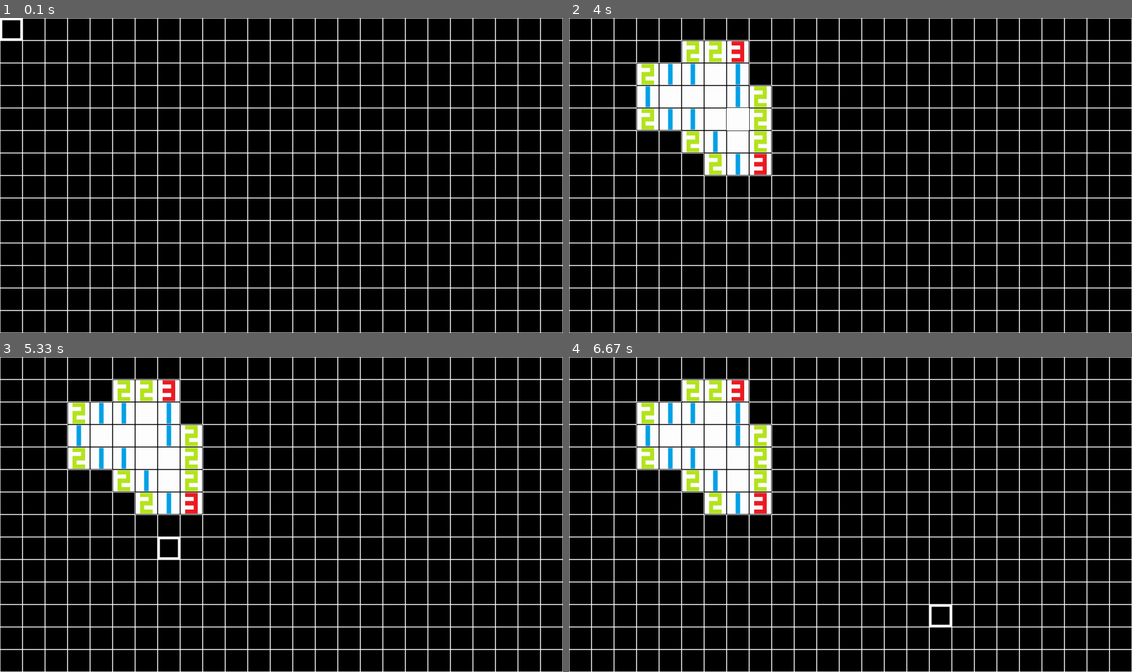
Above: before the commit, frames 1-4 (two rows, left to right).
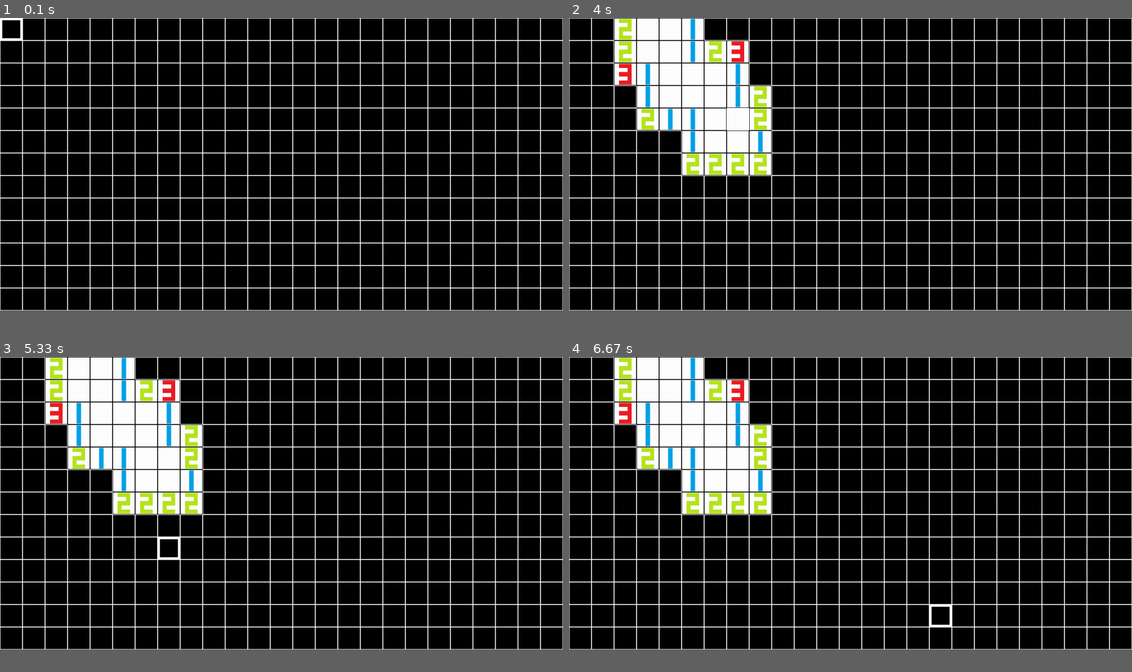
Above: after the commit, the same moments.

Repository: su2u4-1/my_code
Game: pygame game, started from python/遊戲/踩地雷.py
Two runs of this game, one before a commit and one after it. Both use one fixed random seed, a clock stepped at 60 frames per second and the inputs below.
Inputs (mouse positions are in pixels of both pictures, inside the frame that each line leads up to):
- Up to frame 1 (0.1 s): no input
- Up to frame 2 (4 s): click (850, 162) at 0.38 s; click (675, 118) at 0.72 s; click (918, 191) at 1.05 s; click (647, 156) at 1.38 s; click (1064, 273) at 1.72 s; click (963, 140) at 2.05 s; click (1025, 156) at 2.38 s; click (1047, 219) at 2.72 s; click (873, 153) at 3.05 s; click (726, 112) at 3.38 s; click (726, 109) at 3.72 s
- Up to frame 3 (5.33 s): click (106, 520) at 4.05 s; click (315, 583) at 4.38 s; click (152, 602) at 4.72 s; click (168, 549) at 5.05 s
- Up to frame 4 (6.67 s): click (664, 442) at 5.38 s; click (827, 404) at 5.72 s; click (1053, 536) at 6.05 s; click (934, 605) at 6.38 s
In our replay, the window is 900x504 before the commit and 900x468 after it. These sizes can differ from the game's own. Grey fills any space a smaller window leaves; there, only what the larger window draws over its background counts as a difference.

The runs differ from the first frame. In frame 1, 0.8% of the frame differs, in the area x 0-100%, y 92-100%; in frame 2, 4.3%, in the area x 0-100%, y 0-100%; in frame 3, 4.3%; in frame 4, 4.3%.

Commit message:
update 踩地雷.py

Diff:
--- a/python/遊戲/踩地雷.py
+++ b/python/遊戲/踩地雷.py
@@ -72,12 +72,12 @@
 flag = 0
 pygame.init()
 xl = math.floor(pygame.display.Info().current_w / 50)
-yl = math.floor(pygame.display.Info().current_h / 50)
+yl = math.floor(pygame.display.Info().current_h / 50) - 1
 pygame.display.set_caption("踩地雷")
 screen = pygame.display.set_mode((xl * 50, yl * 50), pygame.RESIZABLE)
 clock = pygame.time.Clock()
 font = pygame.font.Font("C:\\Windows\\Fonts\\kaiu.ttf", 48)
-g = round((xl * yl) / 5)
+g = round((xl * yl) / 7)
 map = generatemap(xl, yl, g)
 showmap = [[-1 for _ in range(yl)] for _ in range(xl)]
 img: list[pygame.Surface] = []
